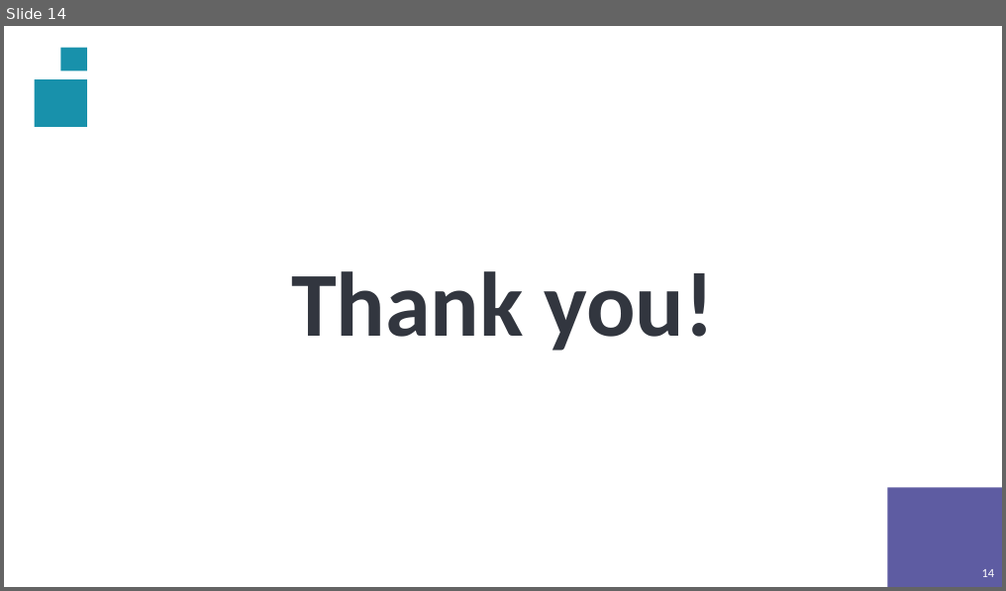
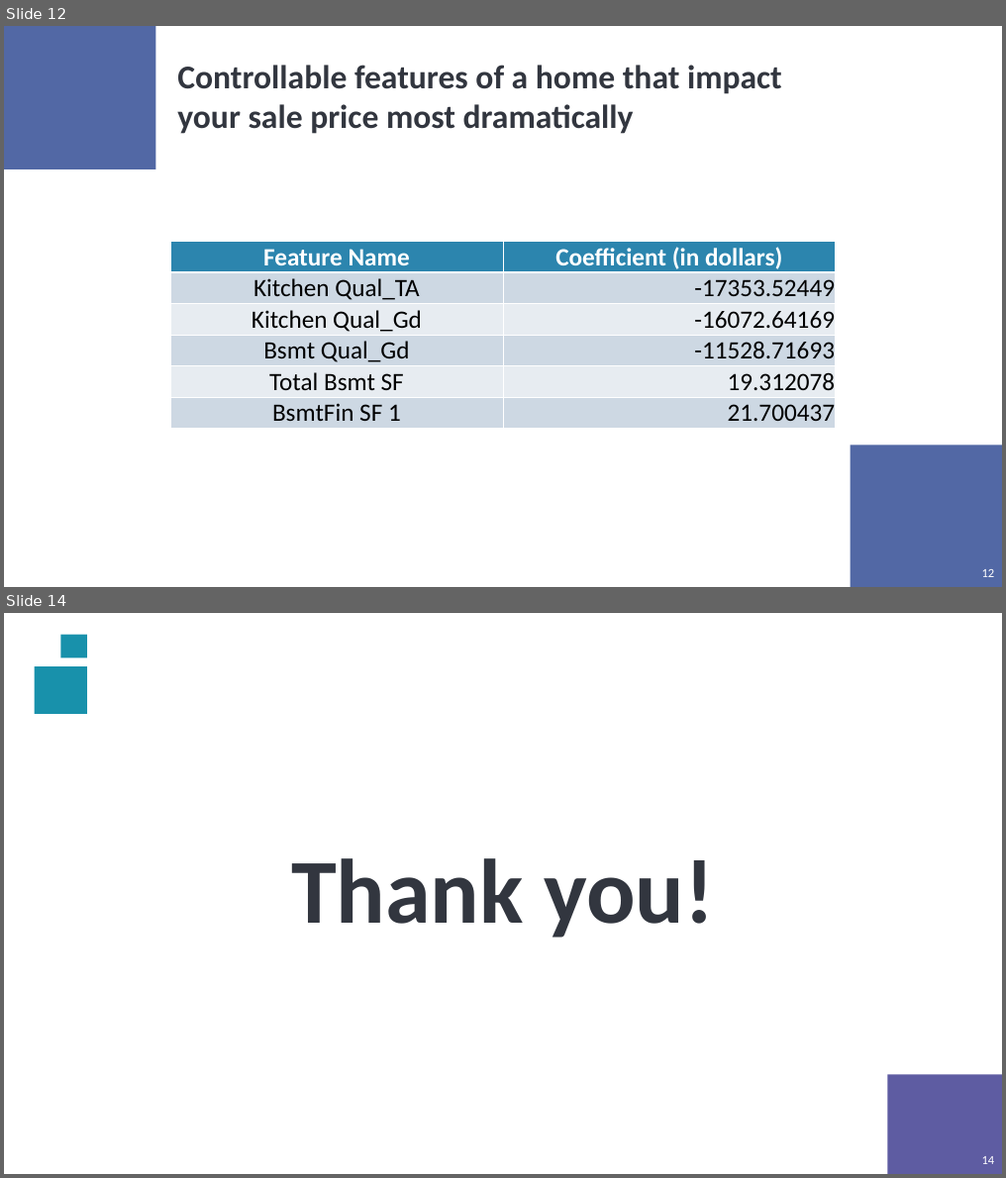
Before and after one commit to EricHeidbreder/GA_projects, a slide deck: projects/project_2-master/Ames-Housing-presentation.pptm. Shown one above the other, each under a label of ours: slide 14 before the commit, slides 12 and 14 after it; the slides between them are not shown. The pictures are 1006x591 and 1006x1178 pixels, drawn with LibreOffice and Linux fonts; fonts in the diff are those of the drawing. Boxes give left, top, right and bottom in pixels: in the first picture for what was removed or moved away, otherwise in the second. Text is boxed around its words. In the diff, an @@ line names an element or a change of style, - is before the commit and + after.

```diff
--- a/projects/project_2-master/Ames-Housing-presentation.pptm
+++ b/projects/project_2-master/Ames-Housing-presentation.pptm
@@ slide 12 added at (x1=4, y1=26, x2=1002, y2=587), background #FFFFFF; not listed: 3 template elements that a slide beside it also shows @@
@@ rectangle added at (x1=4, y1=26, x2=156, y2=170), fill #5268A5 @@
@@ text added at (x1=177, y1=65, x2=782, y2=134), 32 pt, text #32363F, bold @@
+Controllable features of a home that impact your sale price most dramatically
@@ table added at (x1=170, y1=242, x2=835, y2=426), 6 rows, 2 columns @@
+Feature Name | Coefficient (in dollars)
+Kitchen Qual_TA | -17353.52449
+Kitchen Qual_Gd | -16072.64169
+Bsmt Qual_Gd | -11528.71693
+Total Bsmt SF | 19.312078
+BsmtFin SF 1 | 21.700437
@@ rectangle added at (x1=850, y1=445, x2=1002, y2=587), fill #5268A5 @@
@@ page number added at (x1=982, y1=570, x2=995, y2=577), 12 pt, text #FFFFFF @@
+12
```
Also in this commit, not shown: 1 slide changed, 1 slide removed, 15 other files.
